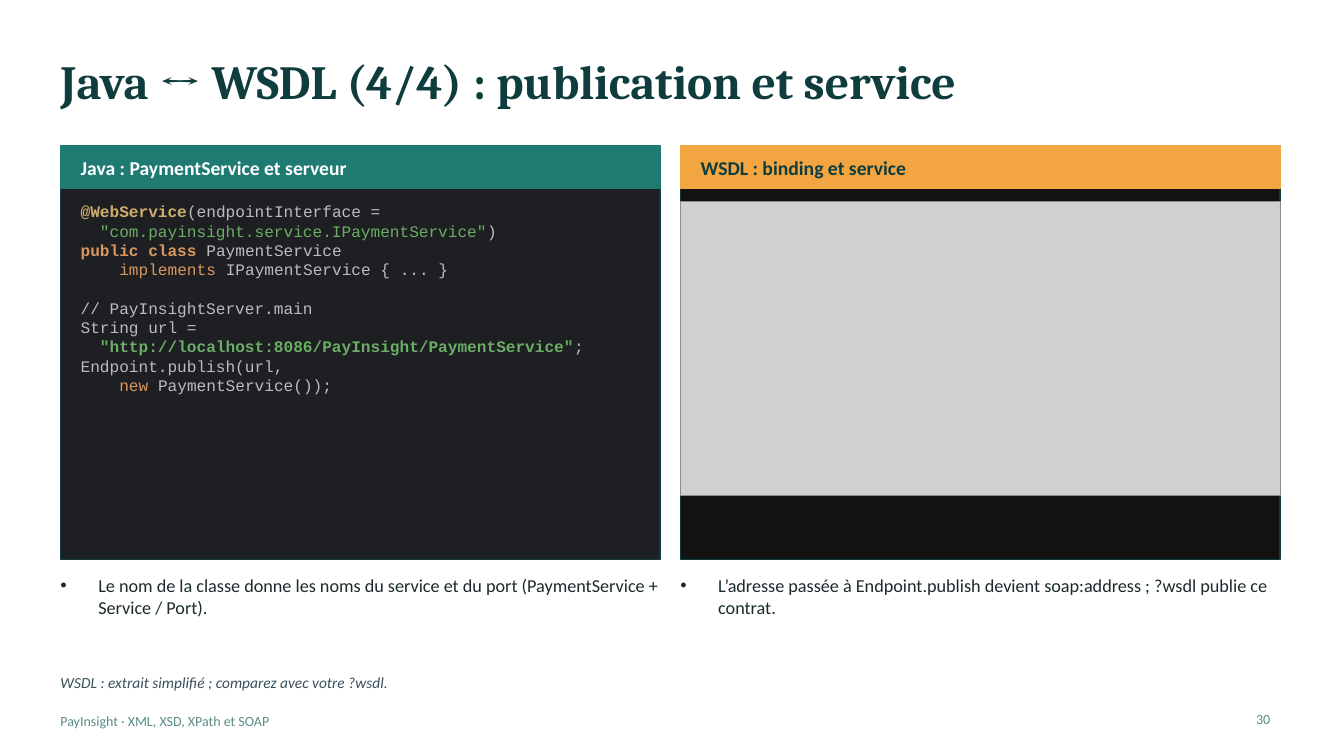
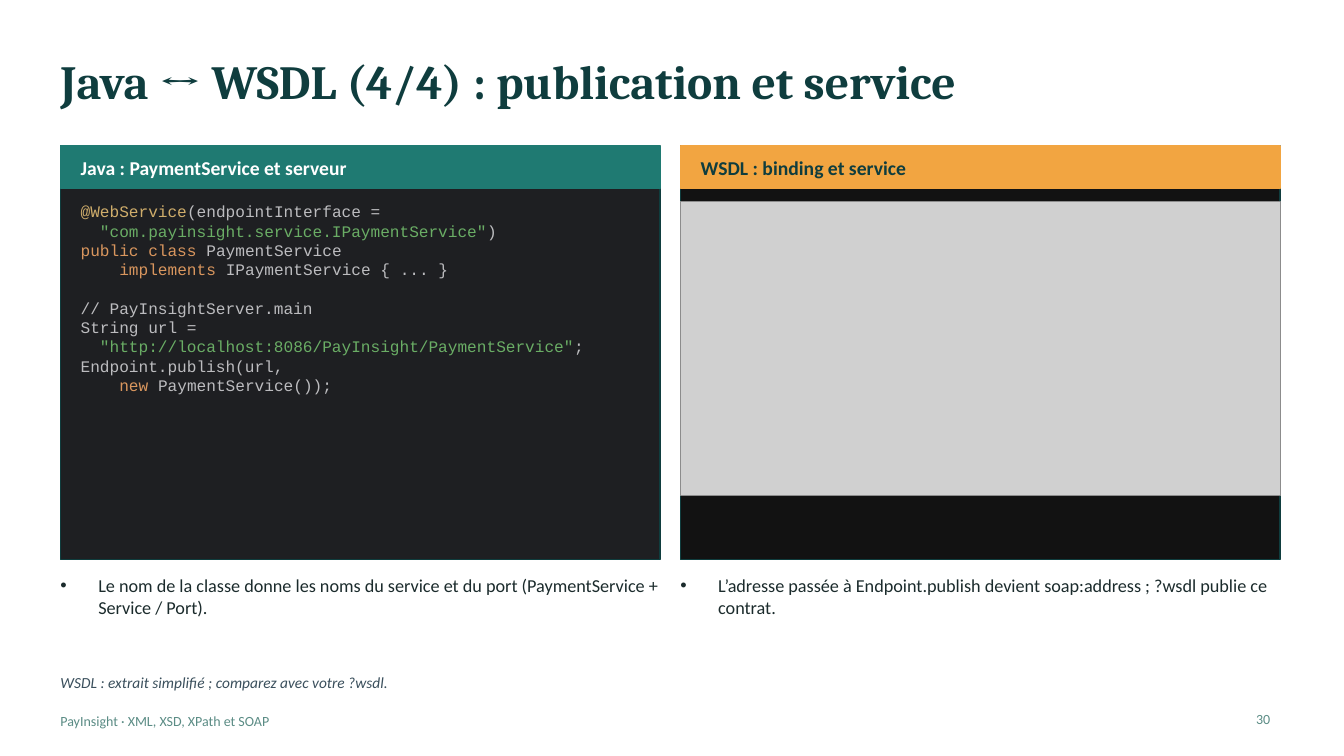
Before and after one commit to bouassidachayma/PayInsight, a slide deck: slide 30 of PayInsight_Presentation.pptx. Drawn at 1344x756 pixels with LibreOffice and Linux fonts; fonts in the diff are those of the drawing; grey boxes stand for pictures. Boxes give left, top, right and bottom in pixels: in the first picture for what was removed or moved away, otherwise in the second. Text is boxed around its words. In the diff, an @@ line names an element or a change of style, - is before the commit and + after.

```diff
--- a/PayInsight_Presentation.pptx
+++ b/PayInsight_Presentation.pptx
@@ text at (x1=81, y1=205, x2=584, y2=356): bold off in "@WebService(endpointInterface", "public class", ""http://localhost:8086/PayInsight/PaymentService";" @@
```
Also in this commit, not shown: 10 other slides changed, 9 slides added.
